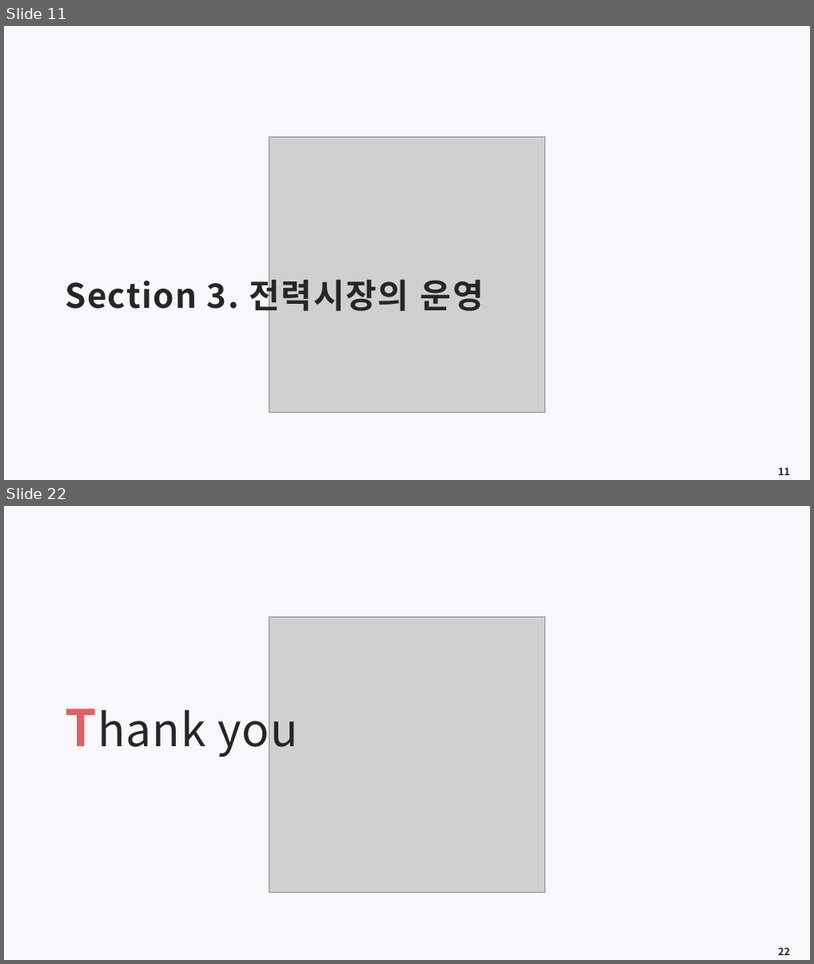
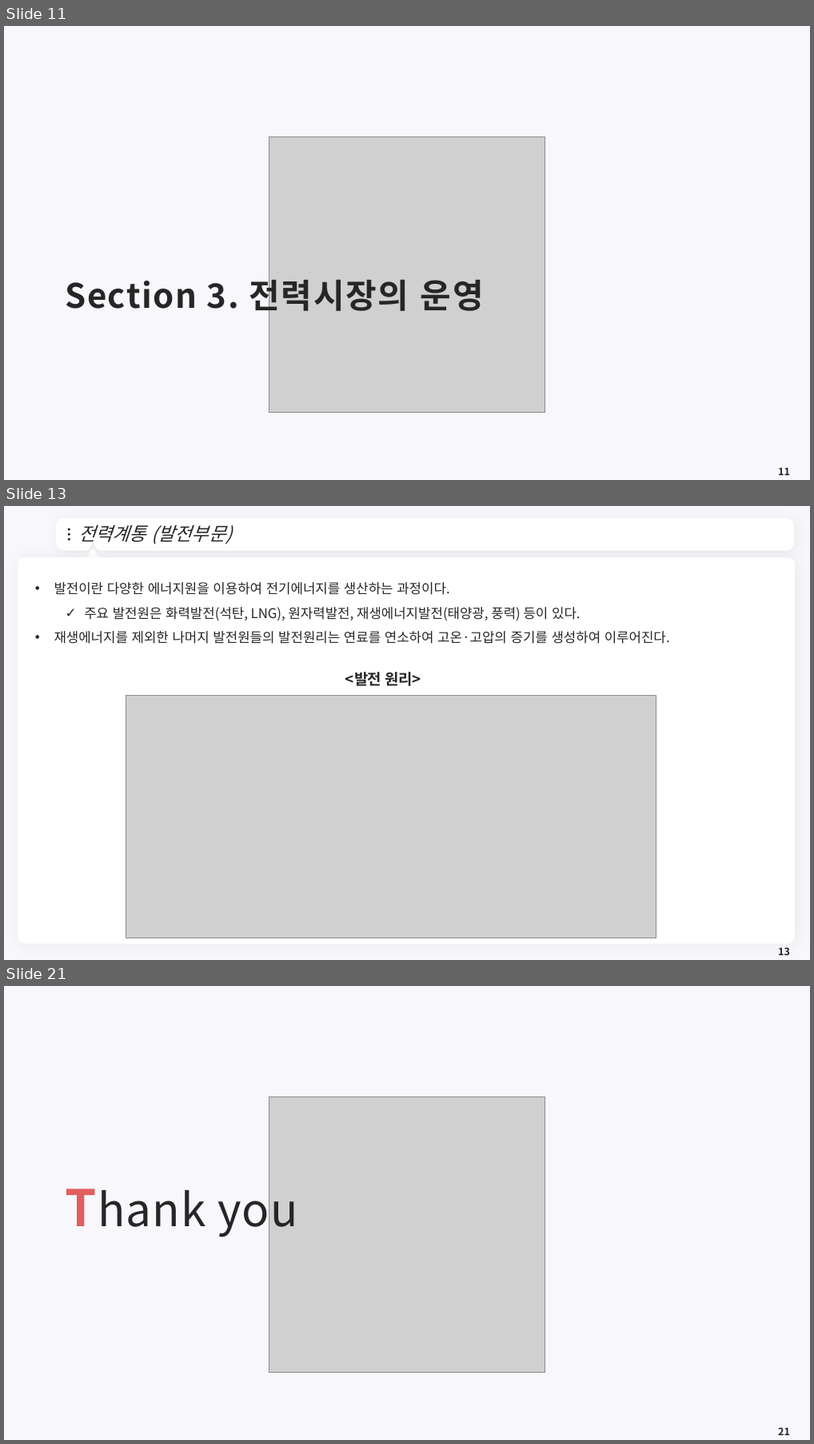
Before and after one commit to meandthey/Teaching, a slide deck: 에너지경제학/자원에너지경제학_Chapter_7 (전력시장).pptx. Shown one above the other, each under a label of ours: slides 11 and 22 before the commit, slides 11, 13 and 21 after it; the slides between them are not shown. The pictures are 814x964 and 814x1444 pixels, drawn with LibreOffice and Linux fonts; fonts in the diff are those of the drawing; grey boxes stand for pictures; background and template pictures are left out. Boxes give left, top, right and bottom in pixels: in the first picture for what was removed or moved away, otherwise in the second. Text is boxed around its words. In the diff, an @@ line names an element or a change of style, - is before the commit and + after.

```diff
--- a/에너지경제학/자원에너지경제학_Chapter_7 (전력시장).pptx
+++ b/에너지경제학/자원에너지경제학_Chapter_7 (전력시장).pptx
@@ slide 13 added at bbox=[4, 506, 810, 960], background #F8F7FC @@
@@ freeform shape added at bbox=[59, 521, 792, 548], fill #FFFFFF, outline #FFFFFF 7.25 pt @@
@@ ellipse added at bbox=[68, 528, 70, 531], fill #262626 @@
@@ title added at bbox=[78, 525, 232, 544], 22 pt, text #262626, italic @@
+전력계통 (발전부문)
@@ ellipse added at bbox=[68, 533, 70, 536], fill #262626 @@
@@ ellipse added at bbox=[68, 538, 70, 540], fill #262626 @@
@@ triangle added at bbox=[86, 550, 99, 562], fill #FFFFFF, outline #FFFFFF 3.75 pt @@
@@ freeform shape added at bbox=[775, 530, 782, 540], fill #FFFFFF @@
@@ rounded rectangle added at bbox=[18, 557, 796, 944], fill #FFFFFF @@
@@ text added at bbox=[54, 582, 670, 644], 16 pt, text #262626 @@
+• 발전이란 다양한 에너지원을 이용하여 전기에너지를 생산하는 과정이다.
+  ✓ 주요 발전원은 화력발전(석탄, LNG), 원자력발전, 재생에너지발전(태양광, 풍력) 등이 있다.
+• 재생에너지를 제외한 나머지 발전원들의 발전원리는 연료를 연소하여 고온·고압의 증기를 생성하여 이루어진다.
@@ text added at bbox=[346, 672, 422, 686], 18 pt, text #262626, bold @@
+<발전 원리>
@@ picture added at bbox=[126, 696, 657, 938] @@
@@ page number added at bbox=[778, 947, 790, 955], 12 pt, text #262626, bold @@
+13
@@ what was slide 22 is now slide 21 @@
@@ page number at bbox=[778, 1427, 790, 1435]: text changed @@
-22
+21
```
Also in this commit, not shown: 3 slides changed, 5 other slides added, 7 slides removed, 2 other files.
